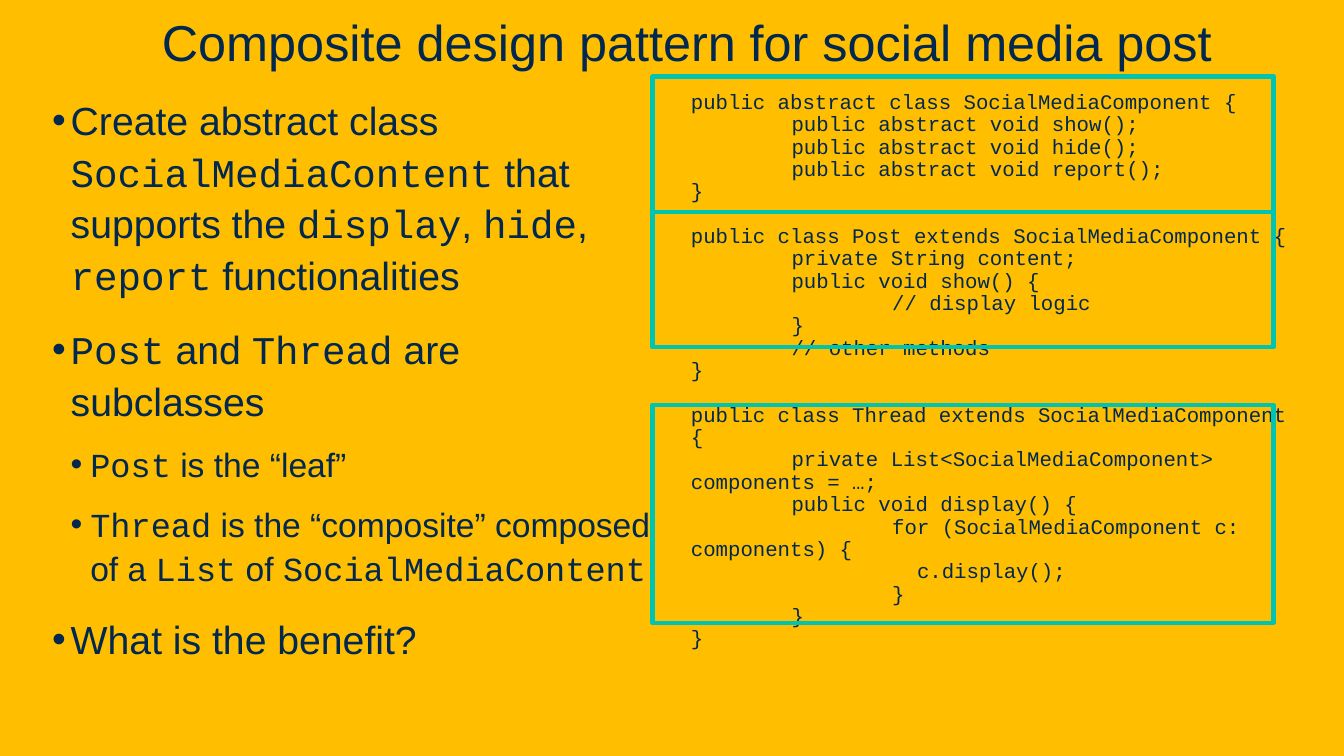
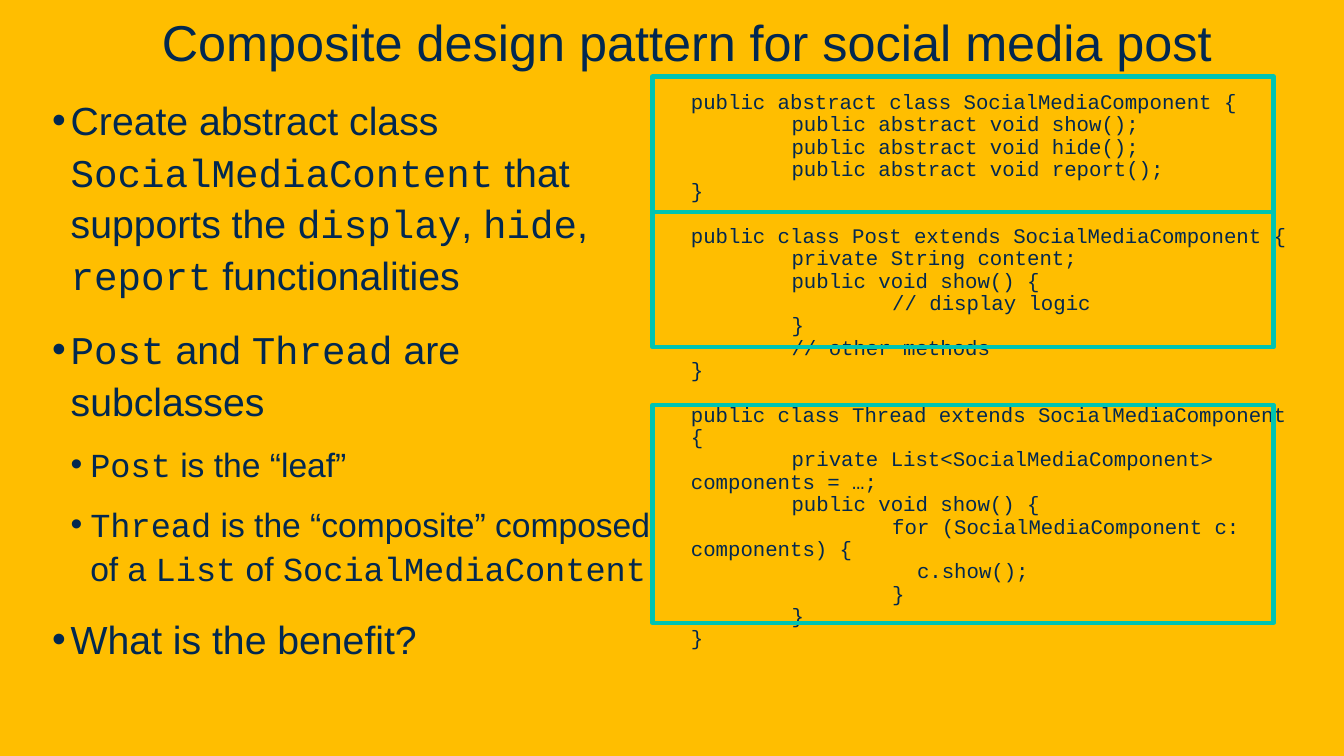
Before and after one commit to davsec-teaching/ECS160-Winter2025, a slide deck: slide 45 of slides/8_design_patterns.pptx (slide 43 before the commit). Drawn at 1344x756 pixels with LibreOffice and Linux fonts; fonts in the diff are those of the drawing; background and template pictures are left out. Boxes give left, top, right and bottom in pixels: in the first picture for what was removed or moved away, otherwise in the second. Text is boxed around its words. In the diff, an @@ line names an element or a change of style, - is before the commit and + after.

Commit message:
Update design patterns slide

```diff
--- a/slides/8_design_patterns.pptx
+++ b/slides/8_design_patterns.pptx
@@ text at <box>792,496,1014,516</box>: text changed @@
-public void display() {
+public void show() {
@@ text at <box>917,563,1029,583</box>: text changed @@
-c.display();
+c.show();
```
Also in this commit, not shown: 14 other slides changed, 7 slides added, 3 slides removed.
